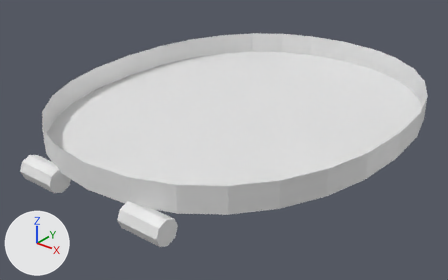
An edit to the OBJ model portdata/USA/Data/raidmesh/m3.obj, drawn before and after from the same camera.
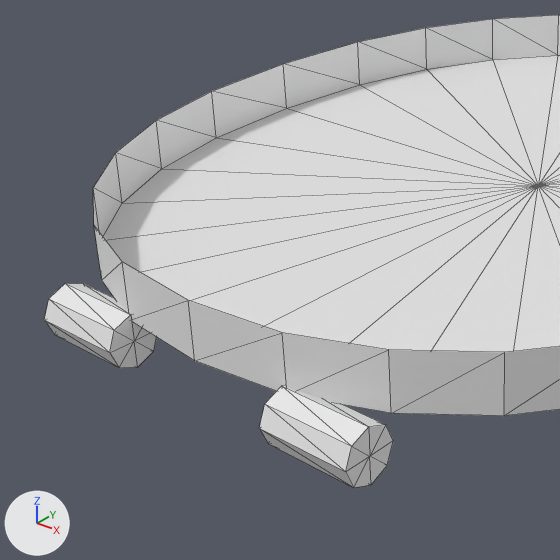
Old and new are each drawn whole from a camera (50 mm lens) standing at (857.0, -1130.0, 113.0) and looking at (-13.0, -42.0, -562.0) and again close up on the part from 0% to 57% of the width and 10% to 100% of the height. Lighting does not change. The marker at lower left points along +X, +Y and +Z. The first two pictures are the older version. The close-ups show mesh edges as thin lines. Where no turn or scale is listed for an object, it has been applied to the vertices. Vertices at exactly the same position are counted once.

In view in the first close-up: 'm3'.
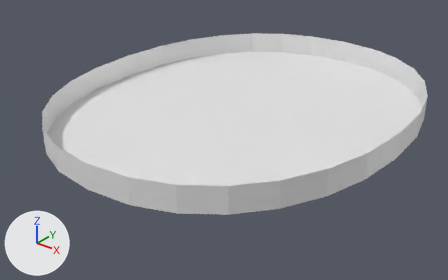
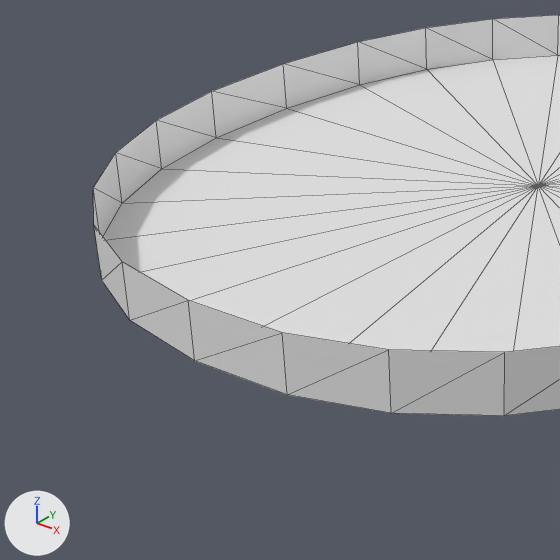
Changed parts and their boxes (x1, y1, x2, y2) in the close-ups (560 x 560 px):
'm3', reshaped
    before: (44, 15, 560, 488)
    after: (93, 15, 560, 416)
part 1 of me_m3, deleted
    before: (44, 283, 157, 368)
part 2 of me_m3, deleted
    before: (259, 386, 393, 488)

What the commit changed:
me_m3 is used by ob_m3; location (0.0, 0.0, 0.0).
me_m3 had 93 vertices, 148 faces and spanned x -410.0..410.0, y -498.0..520.0, z -548.0..-440.0.
me_m3 now has 57 vertices, 84 faces and spans x -410.0..410.0, y -480.0..520.0, z -500.0..-440.0.
me_m3 part 1: the loose piece of 18 vertices spanning x -200.0..-100.0, y -498.0..-442.0, z -548.0..-492.0 is deleted.
me_m3 part 2: the loose piece of 18 vertices spanning x 100.0..200.0, y -498.0..-442.0, z -548.0..-492.0 is deleted.
